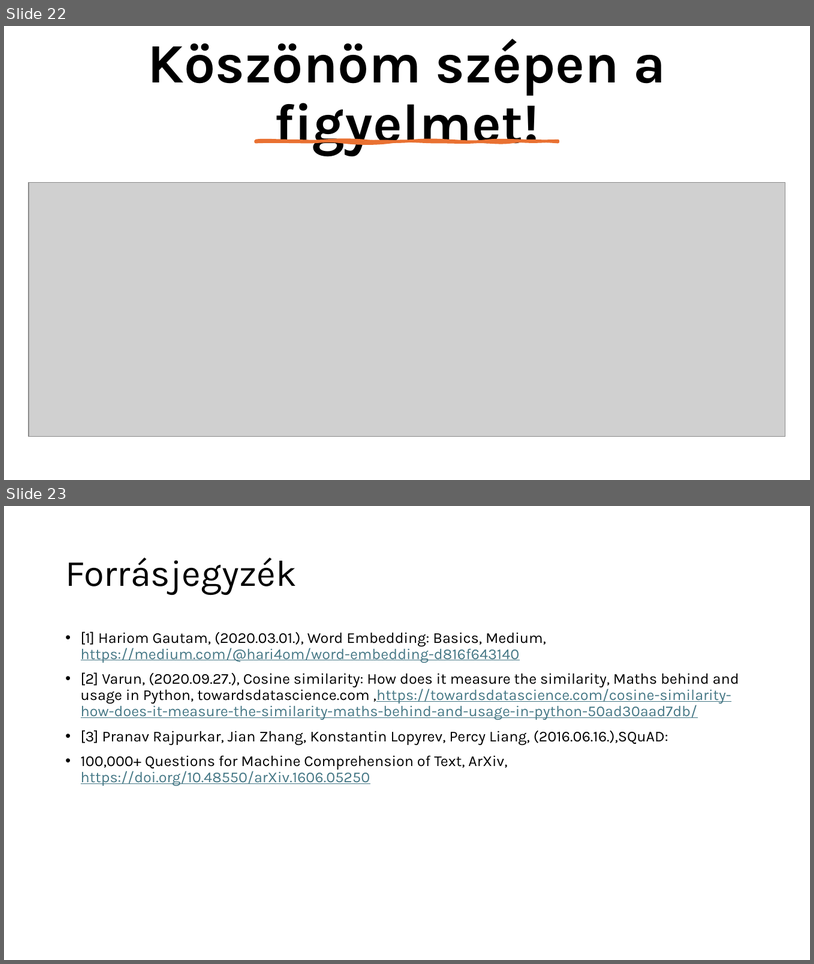
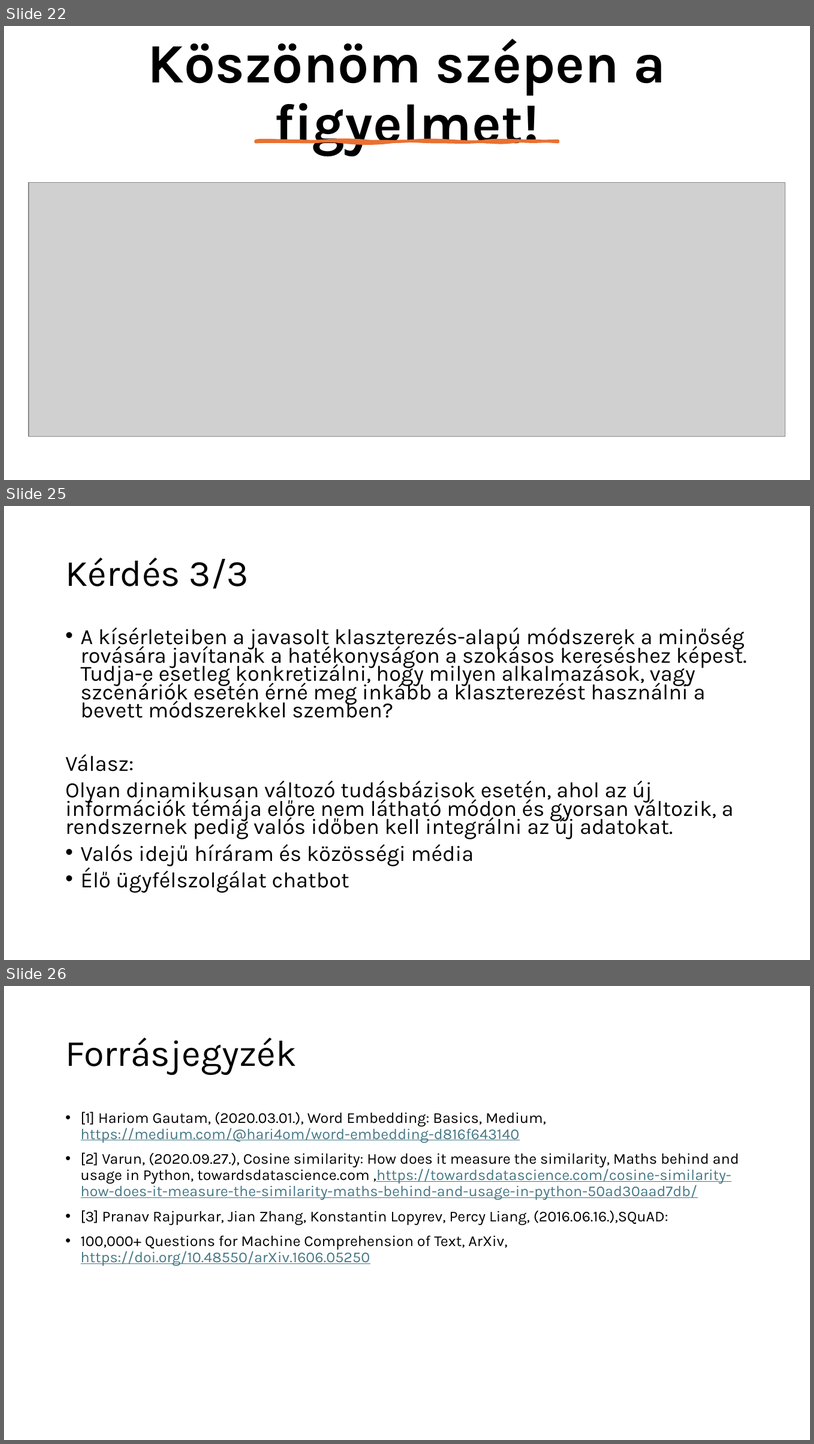
Before and after one commit to czotterbenedek/rag-onlineclustering-optimization, a slide deck: tdk/CzotterBenedek_TDK_javitott_2.0.pptx. Shown one above the other, each under a label of ours: slides 22 and 23 before the commit, slides 22, 25 and 26 after it; the slides between them are not shown. The pictures are 814x964 and 814x1444 pixels, drawn with LibreOffice and Linux fonts; fonts in the diff are those of the drawing; grey boxes stand for pictures. Boxes give left, top, right and bottom in pixels: in the first picture for what was removed or moved away, otherwise in the second. Text is boxed around its words. In the diff, an @@ line names an element or a change of style, - is before the commit and + after.

```diff
--- a/tdk/CzotterBenedek_TDK_javitott_2.0.pptx
+++ b/tdk/CzotterBenedek_TDK_javitott_2.0.pptx
@@ slide 25 added at (x1=4, y1=506, x2=810, y2=960), background #FFFFFF @@
@@ title added at (x1=65, y1=558, x2=249, y2=589), 44 pt, text #000000 @@
+Kérdés 3/3
@@ text added at (x1=65, y1=627, x2=747, y2=892), 25.9 pt, text #000000 @@
+• A kísérleteiben a javasolt klaszterezés-alapú módszerek a minőség rovására javítanak a hatékonyságon a szokásos kereséshez képest. Tudja-e esetleg konkretizálni, hogy milyen alkalmazások, vagy szcenáriók esetén érné meg inkább a klaszterezést használni a bevett módszerekkel szemben?
+Válasz:
+Olyan dinamikusan változó tudásbázisok esetén, ahol az új információk témája előre nem látható módon és gyorsan változik, a rendszernek pedig valós időben kell integrálni az új adatokat.
+• Valós idejű híráram és közösségi média
+• Élő ügyfélszolgálat chatbot
@@ what was slide 23 is now slide 26 @@
```
Also in this commit, not shown: 20 slides changed, 2 other slides added, 2 other files.
